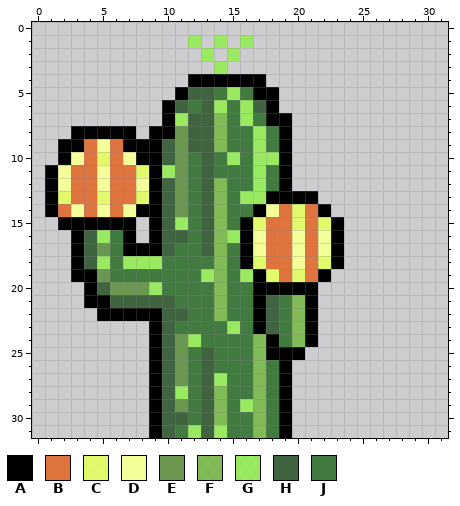
File history of a pixel-art sprite, Assets/Sprites/CactusPlant/CactusDown4.png. Above, as it was before the edit.
The file is 32x32 pixels.
Palette (. is transparent): A #000000  B #df743f  C #e2ff5fe5  D #f4ff99  E #5f903fe0  F #71b73fd4  G #8af33fc4  H #40643f  J #417b3f
Once edited:
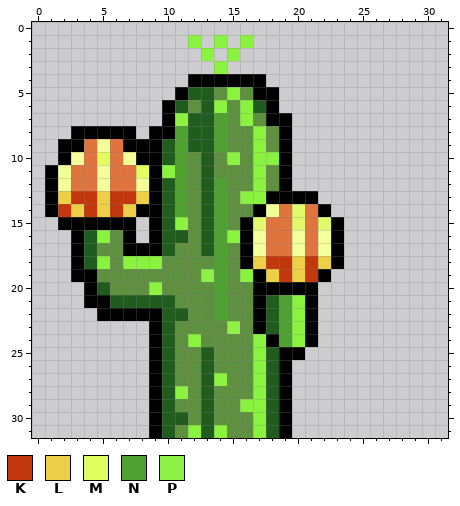
Colours new in this view: K #c2370c  L #edd048  M #e2ff5ffc  N #4fa232  P #8af33ff1
Edits made:
colour G: #8af33fc4 -> #8af33f
colour H: #40643f -> #215c1f
colour J: #417b3f -> #5f903f
y 7: x 14 F -> N
y 8..9: x 11 E -> N; x 14 F -> N
y 10: x 5 C -> M; x 11 E -> N
y 11: x 8 C -> M; x 11 E -> N
y 12: x 11 E -> N; x 14 F -> N
y 13: x 2..8 CBBCBBC -> LKKLKKL; x 11 E -> N; x 14 F -> N
y 14: x 2..7 BDBDBD -> KLKLKL; x 11 E -> N; x 14 F -> N
y 15..16: x 14 F -> N
y 17: x 5 E -> J; x 14 F -> N
y 18: x 14 F -> N; x 17..22 CBBDBC -> LKKLKL
y 19: x 5 E -> J; x 13..14 GF -> PN; x 18..21 CBCB -> LKLK
y 20: x 6..8 EEE -> JJJ; x 14 F -> N
y 21..22: x 14 F -> N; x 19..20 JF -> NG
y 23: x 15 G -> P; x 19..20 JF -> NG
y 24: x 11 E -> J; x 17 F -> G; x 19..20 JF -> NG
y 25: x 11 E -> J; x 17..18 FA -> GH
y 26..27: x 11 E -> J; x 17..18 FJ -> GH
y 28: x 14 F -> J; x 17..18 FJ -> GH
y 29: x 11 E -> J; x 14 F -> J; x 17..18 FJ -> GH
y 30: x 14 F -> J; x 17..18 FJ -> GH
y 31: x 17..18 FJ -> GH
Pixel boxes of the changes (left, top, right, bottom) in both pictures:
changed: (58, 35, 331, 438)
